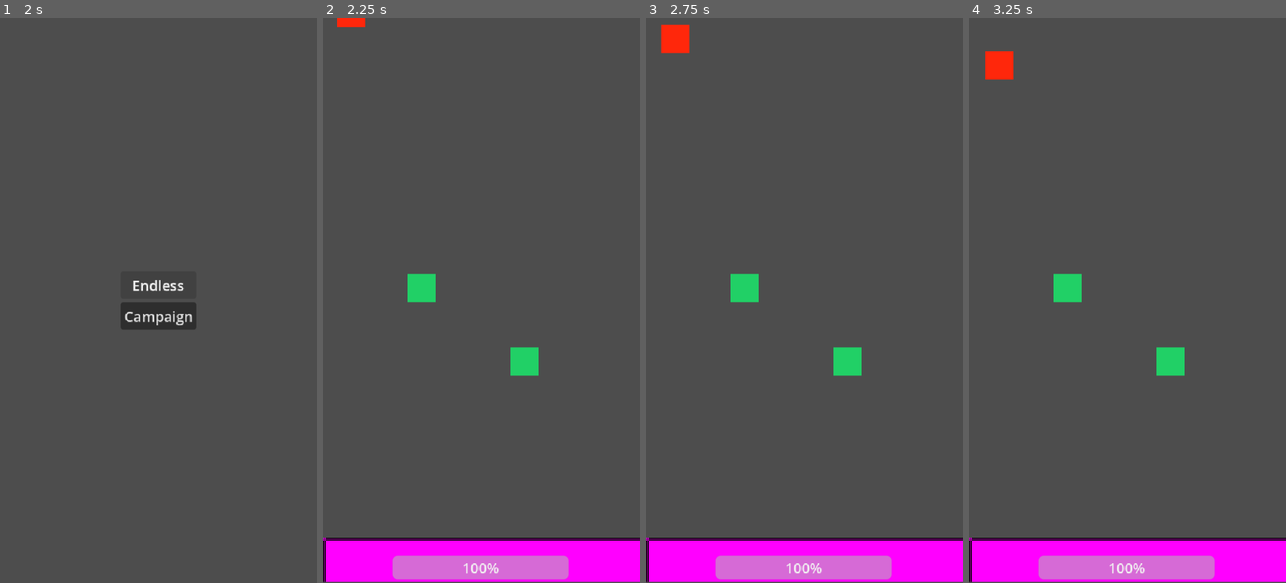
Above: before the commit, frames 1-4 (left to right).
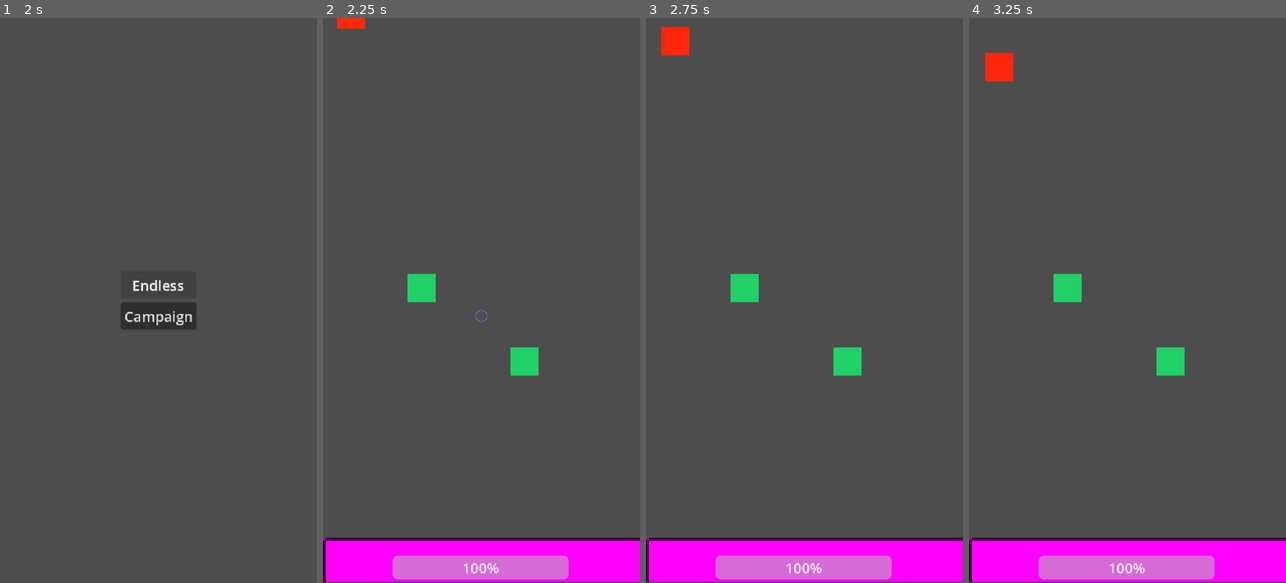
Above: after the commit, the same moments.

Repository: Mholliday6611/giant-siege
Game: Godot game, scene res://scenes/main_menu.tscn
Two runs of this game, one before a commit and one after it. Both use one fixed random seed, a clock stepped at 60 frames per second and the inputs below.
Inputs (mouse positions are in pixels of both pictures, inside the frame that each line leads up to):
- Up to frame 1 (2 s): click "Endless" at 0.5 s; click "Endless" at 1.25 s
- Up to frame 2 (2.25 s): click "Campaign" at 2 s
- Up to frame 3 (2.75 s): no input
- Up to frame 4 (3.25 s): move the mouse to (1197, 272) at 2.77 s; press the mouse at (1197, 272) at 2.78 s

Frame 1 is identical in both runs. In frame 2, less than 0.1% of the frame differs, in the area x 4-52%, y 1-54%; in frame 3, less than 0.1%, in the area x 4-14%, y 1-7%; in frame 4, less than 0.1%.

Commit message:
Remove browser touch events

Diff:
--- a/project.godot
+++ b/project.godot
@@ -46,7 +46,6 @@
 
 [input_devices]
 
-pointing/emulate_touch_from_mouse=true
 pointing/emulate_mouse_from_touch=false
 
 [physics]
--- a/scenes/game_world.tscn
+++ b/scenes/game_world.tscn
@@ -3,6 +3,7 @@
 [ext_resource type="PackedScene" uid="uid://dqrok77spng11" path="res://scenes/player.tscn" id="1_47u71"]
 [ext_resource type="Script" uid="uid://ul77pyca3bmt" path="res://scripts/game_world.gd" id="1_ywgp6"]
 [ext_resource type="PackedScene" uid="uid://e27ubdi7p8sy" path="res://scenes/enemy_spawner.tscn" id="2_47u71"]
+[ext_resource type="Script" uid="uid://c0dbg1addncgt" path="res://scripts/classes/multi_type_button.gd" id="4_0vfqx"]
 
 [sub_resource type="RectangleShape2D" id="RectangleShape2D_ywgp6"]
 size = Vector2(250, 60)
@@ -12,7 +13,6 @@
 
 [node name="EnemySpawner" parent="." unique_id=1484531503 instance=ExtResource("2_47u71")]
 position = Vector2(-1, 0)
-script = null
 
 [node name="CollisionShape2D" type="CollisionShape2D" parent="EnemySpawner" unique_id=1670503806]
 position = Vector2(197, 30)
@@ -34,9 +34,11 @@
 layout_mode = 2
 text = "Game Over Try Again!"
 
-[node name="Button" type="Button" parent="GamveOverUI" unique_id=2140549089]
+[node name="Button" type="Button" parent="GamveOverUI" unique_id=302184067]
 z_index = 100
 layout_mode = 2
 text = "Reset Game"
+script = ExtResource("4_0vfqx")
+metadata/_custom_type_script = "uid://c0dbg1addncgt"
 
 [connection signal="pressed" from="GamveOverUI/Button" to="." method="_on_button_pressed"]
--- a/scenes/main_menu.tscn
+++ b/scenes/main_menu.tscn
@@ -1,6 +1,7 @@
 [gd_scene format=3 uid="uid://cxt6arccdlqoc"]
 
 [ext_resource type="Script" uid="uid://3ycte73e3ao4" path="res://scripts/main_menu.gd" id="1_l6cm7"]
+[ext_resource type="Script" uid="uid://c0dbg1addncgt" path="res://scripts/classes/multi_type_button.gd" id="2_ekxnf"]
 
 [node name="MainMenu" type="Node2D" unique_id=708451699]
 script = ExtResource("1_l6cm7")
@@ -27,14 +28,18 @@
 size_flags_horizontal = 0
 size_flags_vertical = 4
 
-[node name="EndlessMode" type="Button" parent="Control/CenterContainer" unique_id=739413627]
+[node name="EndlessMode" type="Button" parent="Control/CenterContainer" unique_id=155010391]
 layout_mode = 2
 text = "Endless"
+script = ExtResource("2_ekxnf")
+metadata/_custom_type_script = "uid://c0dbg1addncgt"
 
-[node name="CampaignMode" type="Button" parent="Control/CenterContainer" unique_id=710151652]
+[node name="CampaignMode" type="Button" parent="Control/CenterContainer" unique_id=260835782]
 layout_mode = 2
 text = "Campaign
 "
+script = ExtResource("2_ekxnf")
+metadata/_custom_type_script = "uid://c0dbg1addncgt"
 
 [connection signal="pressed" from="Control/CenterContainer/EndlessMode" to="." method="_on_endless_mode_pressed"]
 [connection signal="pressed" from="Control/CenterContainer/CampaignMode" to="." method="_on_campaign_mode_pressed"]
Not shown, changed: export_presets.cfg
